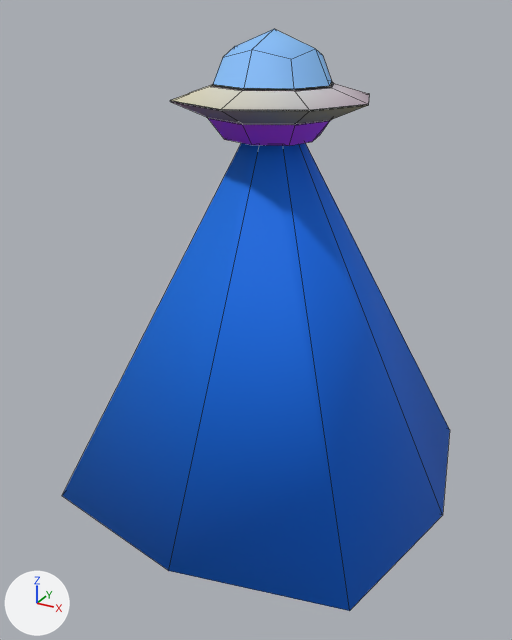
The Blender file Roll a Bot/Assets/Blender Files/UFO/Blend/UFO.blend, before and after one commit.
Rendered twice from a 50 mm camera at (4.72, -9.08, 1.09) aimed at (-0.07, -0.37, -3.26). Lighting does not change. The marker at lower left points along +X, +Y and +Z. Mesh edges are drawn as thin lines.
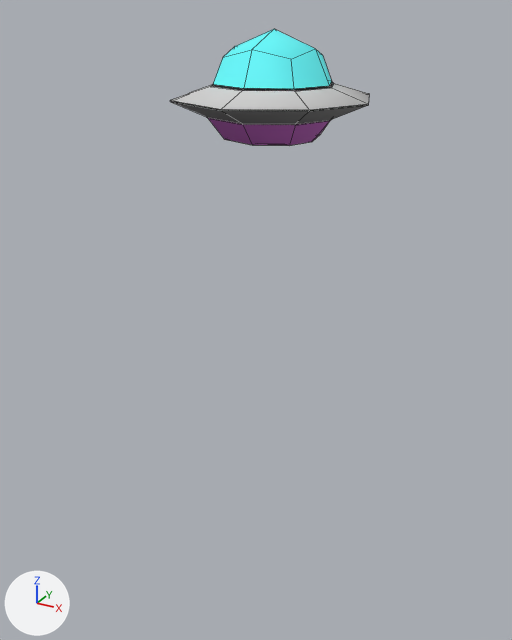
Pixel boxes [x1, y1, x2, y2] of what changed, in the pictures (512 x 640 px; the box of a moved part takes in the faces that stretch with it):
'Cube', surface changed, reshaped (49% narrower, 80% shorter)
    before: [62, 29, 450, 611]
    after: [170, 29, 369, 146]
part 1 of me_cube, moved or reshaped (not visible afterwards)
    before: [62, 143, 450, 611]
part 2 of me_cube, surface changed
    both: [172, 29, 334, 146]

The change in detail:
Picture 'UFO V3 Texture.png' (img_ufo_v3_texture_png) is new.
Material 'Material' (mat_material) changes its picture from img_color_palette_png to img_ufo_v3_texture_png.
me_cube is used by ob_cube; location (0.0, 0.0, 0.0).
me_cube had 101 vertices, 92 faces and spanned x -2.99..2.99, y -2.99..2.99, z -6.02..0.84.
me_cube now has 90 vertices, 88 faces and spans x -1.39..1.39, y -1.39..1.39, z -0.63..0.84.
Part 1, on me_cube:
18 vertices are removed from x -2.99..2.99, y -2.99..2.99, z -6.02..-0.35.
24 faces are deleted.
16 vertices are added at x -0.6..0.6, y -0.6..0.6, z -0.6..-0.57.
24 new faces join them.
me_cube part 2: 64 kept faces spanning x -1.39..1.39, y -1.39..1.39, z -0.63..0.84 get new texture (UV) coordinates.
